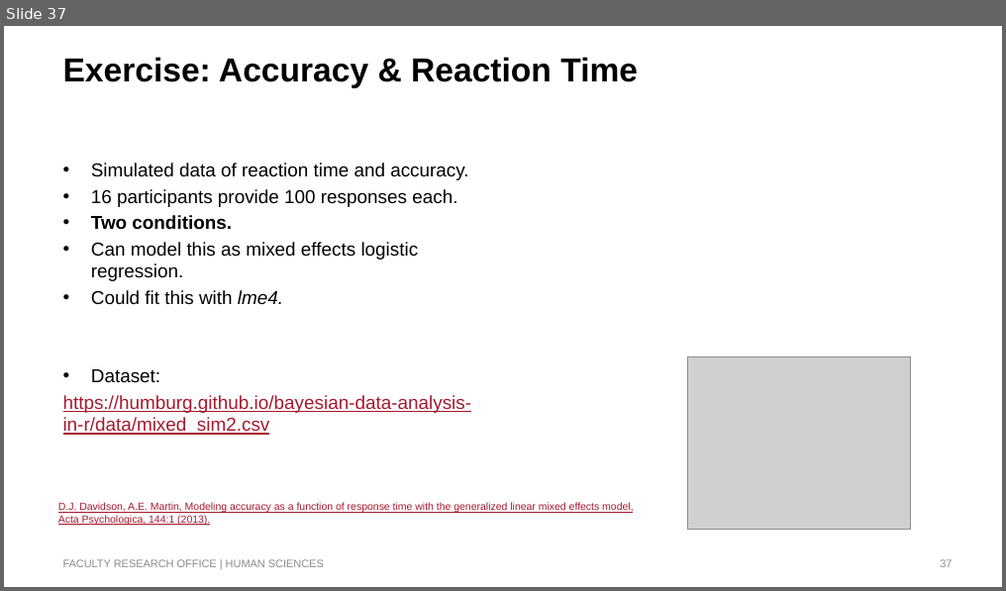
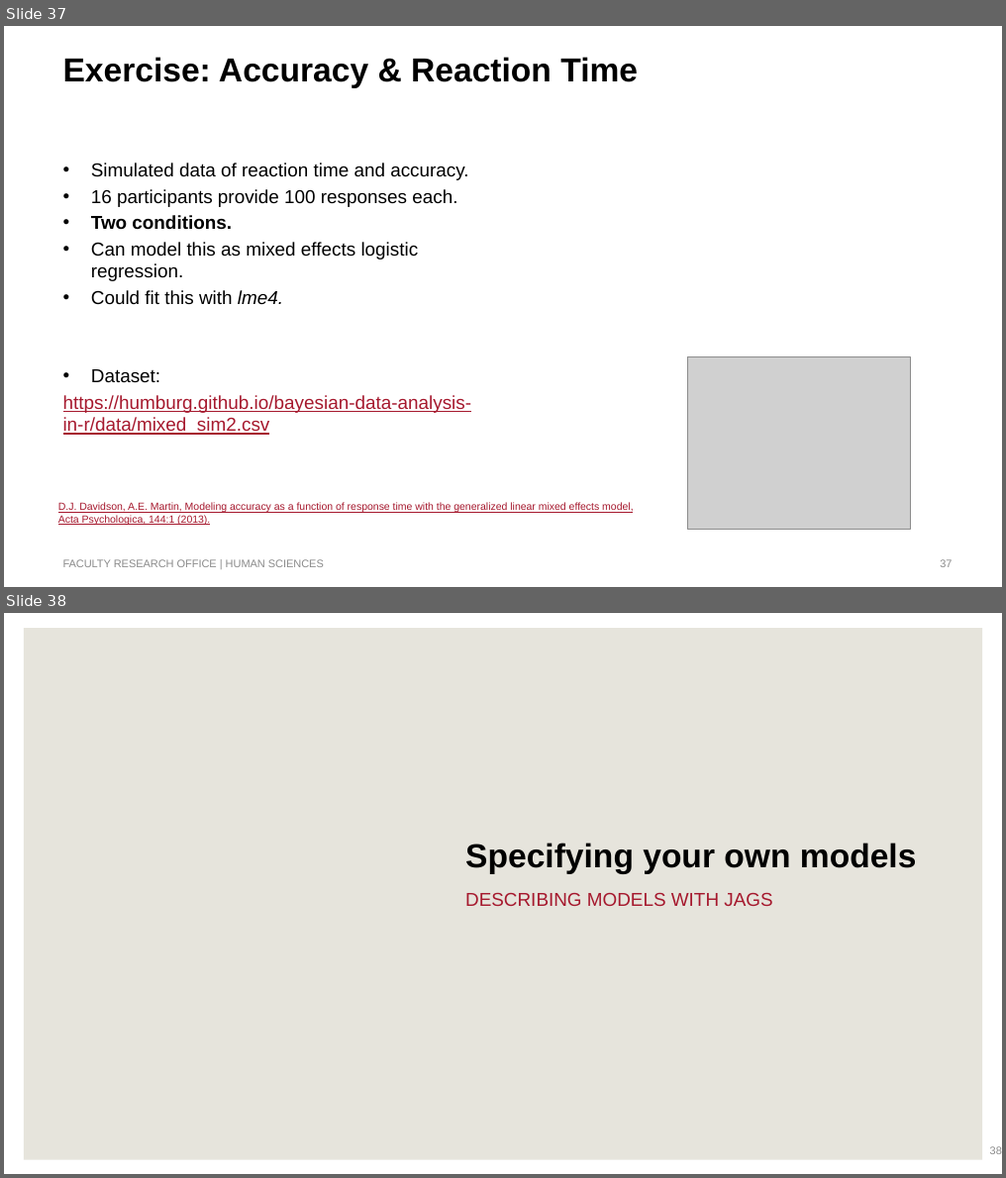
Before and after one commit to humburg/bayesian-data-analysis-in-r, a slide deck: Bayesian Data Analysis in R.pptx. Shown one above the other, each under a label of ours: slide 37 before the commit, slides 37 and 38 after it. The pictures are 1006x591 and 1006x1178 pixels, drawn with LibreOffice and Linux fonts; fonts in the diff are those of the drawing; grey boxes stand for pictures; background and template pictures are left out. Boxes give left, top, right and bottom in pixels: in the first picture for what was removed or moved away, otherwise in the second. Text is boxed around its words. In the diff, an @@ line names an element or a change of style, - is before the commit and + after.

```diff
--- a/Bayesian Data Analysis in R.pptx
+++ b/Bayesian Data Analysis in R.pptx
@@ slide 38 added at box(4, 613, 1002, 1174), background #FFFFFF @@
@@ rectangle added at box(24, 628, 982, 1160), fill #E6E4DC @@
@@ title added at box(465, 843, 917, 874), 32 pt, text #000000, bold @@
+Specifying your own models
@@ text added at box(465, 893, 772, 906), 18 pt, text #A6192E @@
+DESCRIBING MODELS WITH JAGS
@@ page number added at box(990, 1147, 1002, 1155), 10.5 pt, text #8C8C8C @@
+38
```
Also in this commit, not shown: 3 other slides added, 5 other files.
